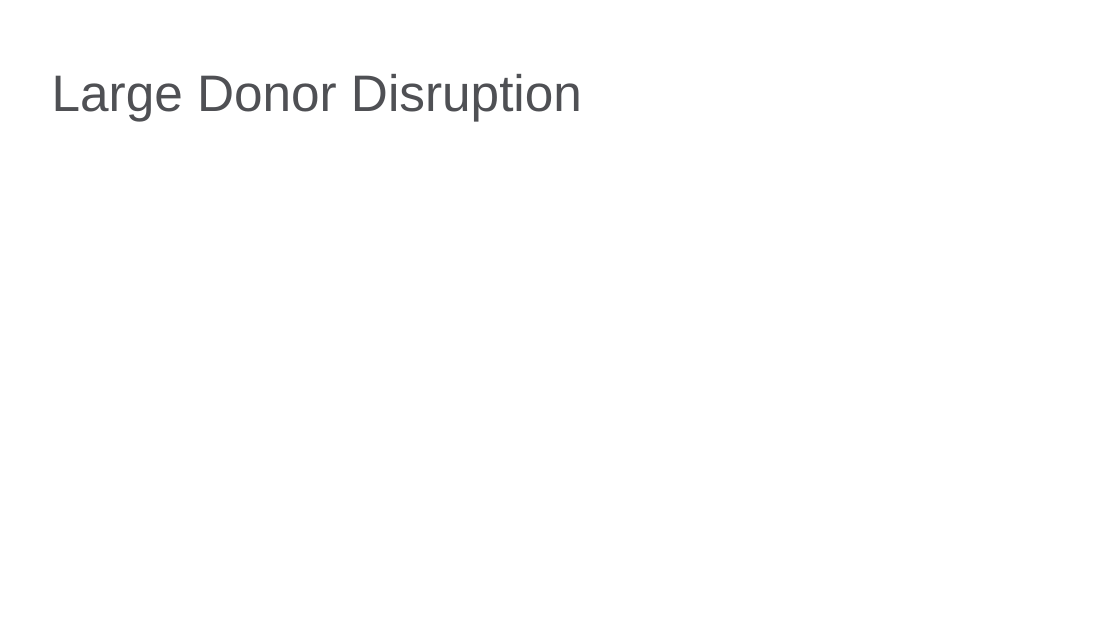
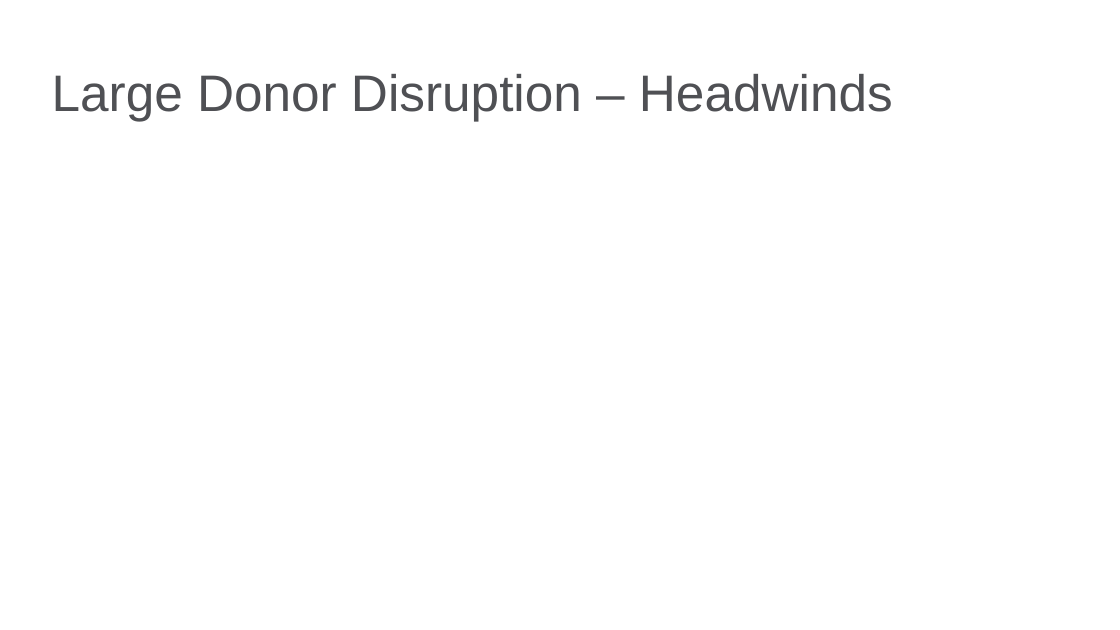
Before and after one commit to bgstieber/APRA-PD-DAS-2019, a slide deck: slide 18 of Generating Insights from Clustering Large Donors - BStieber APRA DAS19.pptx. Drawn at 1120x630 pixels with LibreOffice and Linux fonts; fonts in the diff are those of the drawing; background and template pictures are left out. Boxes give left, top, right and bottom in pixels: in the first picture for what was removed or moved away, otherwise in the second. Text is boxed around its words. In the diff, an @@ line names an element or a change of style, - is before the commit and + after.

```diff
--- a/Generating Insights from Clustering Large Donors - BStieber APRA DAS19.pptx
+++ b/Generating Insights from Clustering Large Donors - BStieber APRA DAS19.pptx
@@ title at [52,74,893,121]: text changed @@
-Large Donor Disruption
+Large Donor Disruption – Headwinds
```
Also in this commit, not shown: 6 other slides changed.
